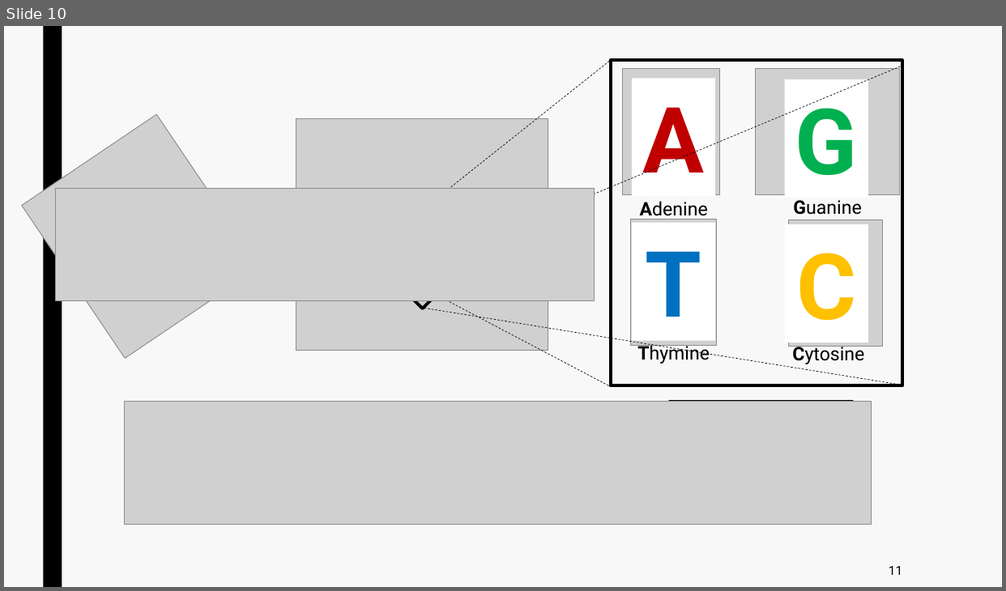
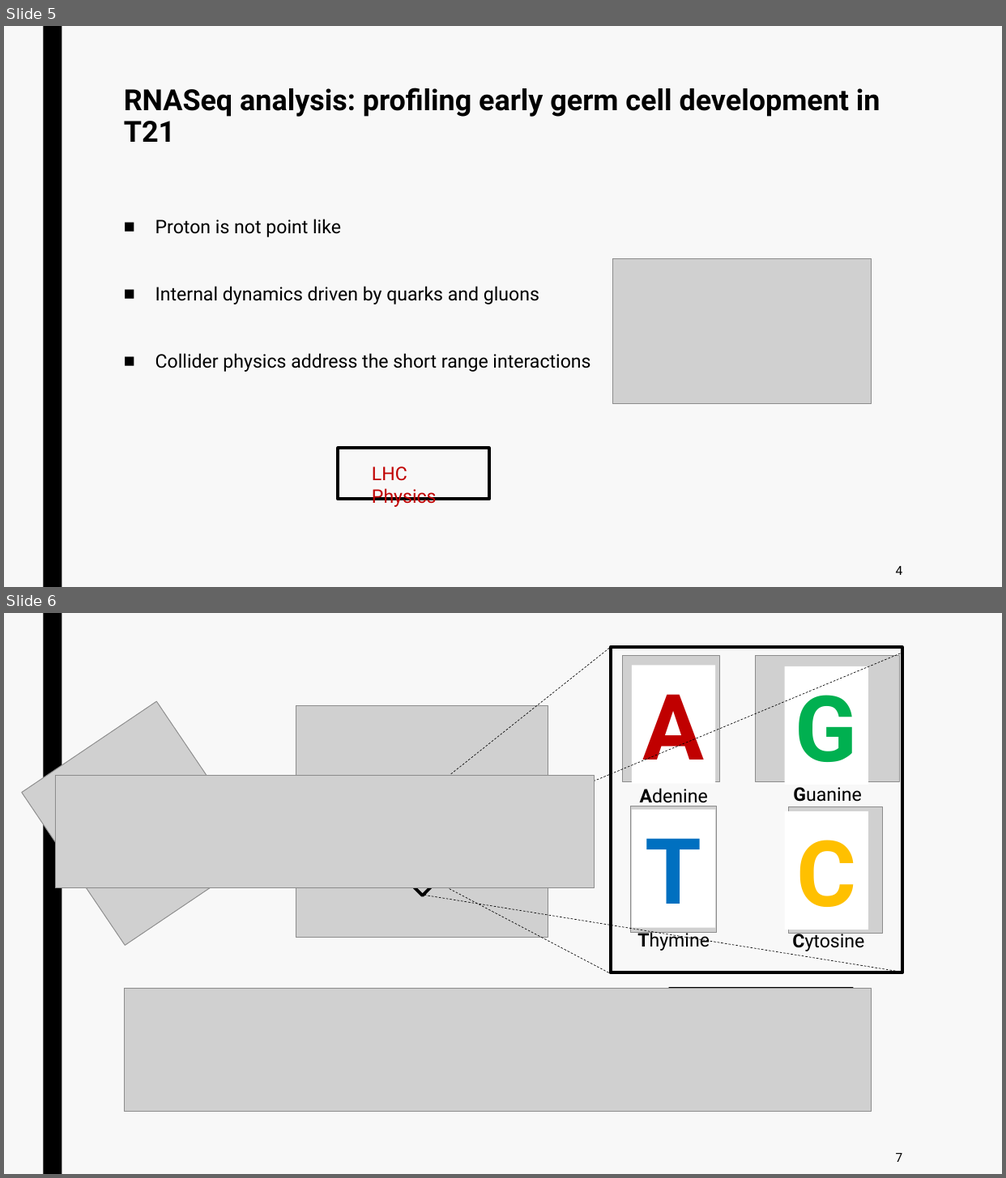
Before and after one commit to jurtasun/presentations, a slide deck: 202306_CRG_Postdoc/230623_GRG_Postdoc.ppt. Shown one above the other, each under a label of ours: slide 10 before the commit, slides 5 and 6 after it. The pictures are 1006x591 and 1006x1178 pixels, drawn with LibreOffice and Linux fonts; fonts in the diff are those of the drawing; grey boxes stand for pictures. Boxes give left, top, right and bottom in pixels: in the first picture for what was removed or moved away, otherwise in the second. Text is boxed around its words. In the diff, an @@ line names an element or a change of style, - is before the commit and + after.

```diff
--- a/202306_CRG_Postdoc/230623_GRG_Postdoc.ppt
+++ b/202306_CRG_Postdoc/230623_GRG_Postdoc.ppt
@@ slide 5 added at (4,26,1002,587), background #F8F8F8; not listed: 1 template element that a slide beside it also shows @@
@@ title added at (124,88,880,142), 28 pt, text #000000, bold @@
+RNASeq analysis: profiling early germ cell development in T21
@@ text added at (155,219,590,372), 18 pt, text #000000 @@
+■ Proton is not point like
+■ Internal dynamics driven by quarks and gluons
+■ Collider physics address the short range interactions
@@ picture added at (613,258,872,404) @@
@@ rectangle added at (338,448,489,499), outline #000000 3 pt @@
@@ text added at (372,467,437,507), 18 pt, text #C00000 @@
+LHC Physics
@@ text added at (896,566,903,575), 12 pt, text #000000 @@
+4
@@ what was slide 10 is now slide 6 @@
@@ page number at (896,1153,903,1162): text changed @@
-11
+7
```
Also in this commit, not shown: 3 slides changed, 12 other slides added, 13 slides removed, 3 other files.
